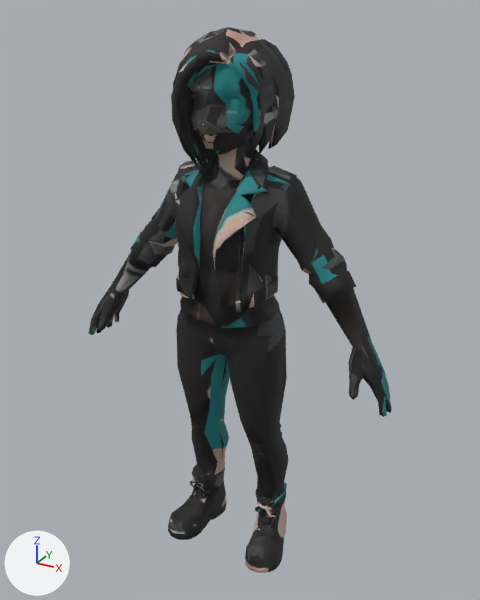
The glTF model public/models/people/punk-jacket-woman.glb as it was, and as the next commit left it.
Rendered twice from a 50 mm camera at (0.931, -1.646, 1.747) aimed at (0.007, 0.033, 0.907). The axes (+X, +Y, +Z) are drawn at lower left. The lights are the same throughout. The older version comes first. Where no turn or scale is listed for an object, it has been applied to the vertices. Vertices at exactly the same position are counted once.

The first picture shows 'char1.001'.
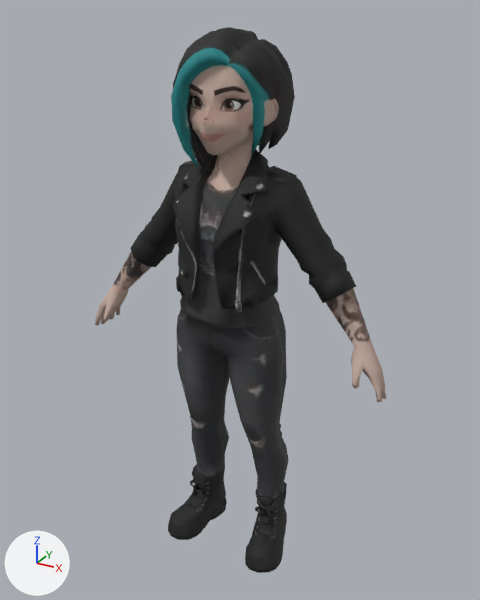
The change, as JSON lines over the scene's bpy script:
```json
{"block": "me_char1_001", "where": "# used by ob_char1_001; location = (0.0, 0.0, 0.0)"}
{"op": "remove", "block": "me_char1_001", "code": "me_char1_001.from_pydata(...)  # 2226 vertices, 4496 faces; spans x -0.53..0.53, y -0.18..0.18, z 0.0..1.7"}
{"op": "add", "block": "me_char1_001", "code": "me_char1_001.from_pydata(...)  # 2226 vertices, 4496 faces; spans x -0.51..0.51, y -0.18..0.18, z 0.0..1.7"}
{"block": "me_char1_001", "change": "me_char1_001 part 1: 27 vertices moved from x 0.31..0.53, y -0.12..0.07, z 0.7..0.99 to x 0.31..0.51, y -0.1..0.07, z 0.74..1.0; 62 vertices removed from x 0.25..0.53, y -0.12..0.07, z 0.7..1.18; 51 vertices added at x 0.24..0.51, y -0.1..0.08, z 0.73..1.18"}
{"block": "me_char1_001", "change": "me_char1_001 part 2: 14 vertices moved from x -0.53..-0.37, y -0.08..0.03, z 0.7..1.03 to x -0.51..-0.37, y -0.07..0.02, z 0.74..1.03; 56 vertices removed from x -0.53..-0.3, y -0.12..0.03, z 0.69..1.0; 48 vertices added at x -0.51..-0.3, y -0.1..0.02, z 0.73..1.0"}
{"block": "me_char1_001", "change": "me_char1_001 part 3: 2 vertices moved within x -0.05..0.09, y 0.03..0.06, z 1.42..1.66; 9 vertices removed from x -0.12..0.14, y -0.12..0.11, z 0.66..1.69; 22 vertices added at x -0.13..0.14, y -0.12..0.11, z 0.62..1.69"}
{"block": "me_char1_001", "change": "me_char1_001 part 4: 1 vertex moved within x -0.15, y -0.01, z 0.13; 1 vertex removed from x -0.15, y -0.01, z 0.13; 5 vertices added at x -0.15..0.12, y -0.02..0.01, z 0.02..0.16"}
{"block": "me_char1_001", "change": "me_char1_001 part 5: 2 vertices removed from x -0.12..-0.06, y -0.04..0.03, z 0.43..0.47; 4 vertices added at x -0.12..-0.06, y -0.05..0.05, z 0.43..0.47"}
{"block": "me_char1_001", "change": "me_char1_001 part 6: 3964 kept faces spanning x -0.51..0.51, y -0.18..0.18, z 0.0..1.7 get new texture (UV) coordinates"}
```

Boxes (x1, y1, x2, y2) around the edits, measured in the pictures (480 x 600 px; the box of a moved part takes in the faces that stretch with it):
```json
{"object": "char1.001", "change": "reshaped", "before": [88, 27, 392, 573], "after": [95, 27, 386, 573]}
{"part": 1, "of": "me_char1_001", "change": "moved or reshaped", "before": [303, 186, 392, 417], "after": [303, 186, 386, 402]}
{"part": 2, "of": "me_char1_001", "change": "moved or reshaped", "before": [88, 252, 151, 335], "after": [95, 252, 151, 326]}
{"part": 3, "of": "me_char1_001", "change": "reshaped", "before": [176, 27, 287, 439], "after": [176, 27, 287, 439]}
{"part": 4, "of": "me_char1_001", "change": "reshaped", "before": [193, 486, 202, 496], "after": [193, 482, 212, 520]}
{"part": 5, "of": "me_char1_001", "change": "moved or reshaped", "before": [191, 410, 229, 443], "after": [191, 410, 229, 443]}
{"part": 6, "of": "me_char1_001", "change": "surface changed", "before": [97, 27, 372, 573], "after": [96, 27, 382, 573]}
```
